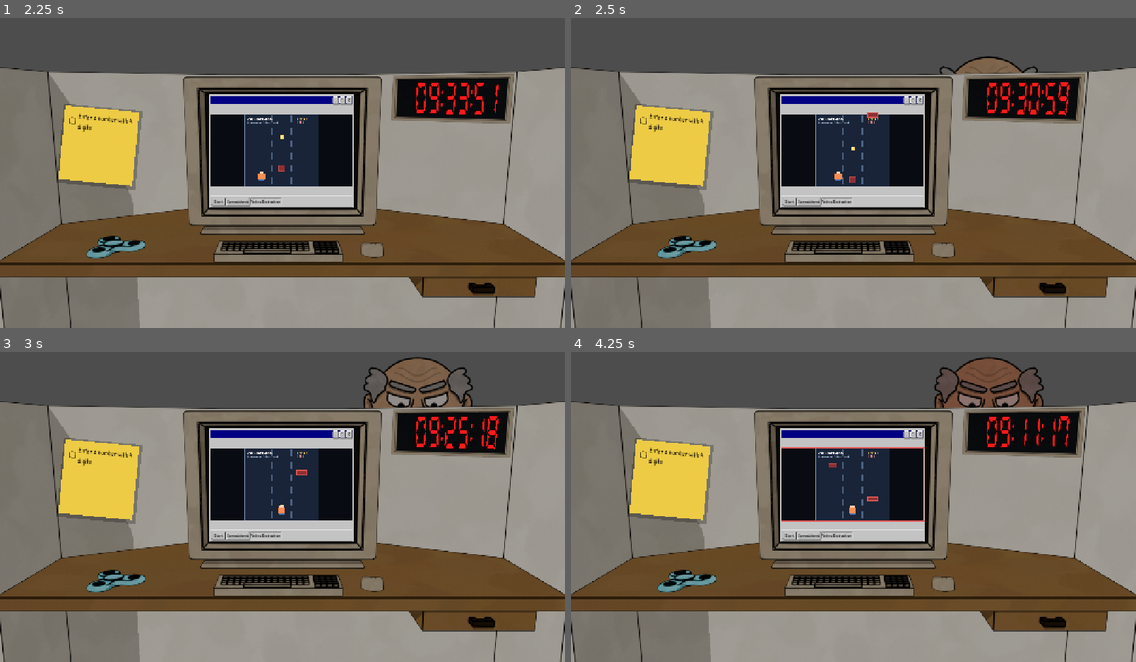
Above: before the commit, frames 1-4 (two rows, left to right).
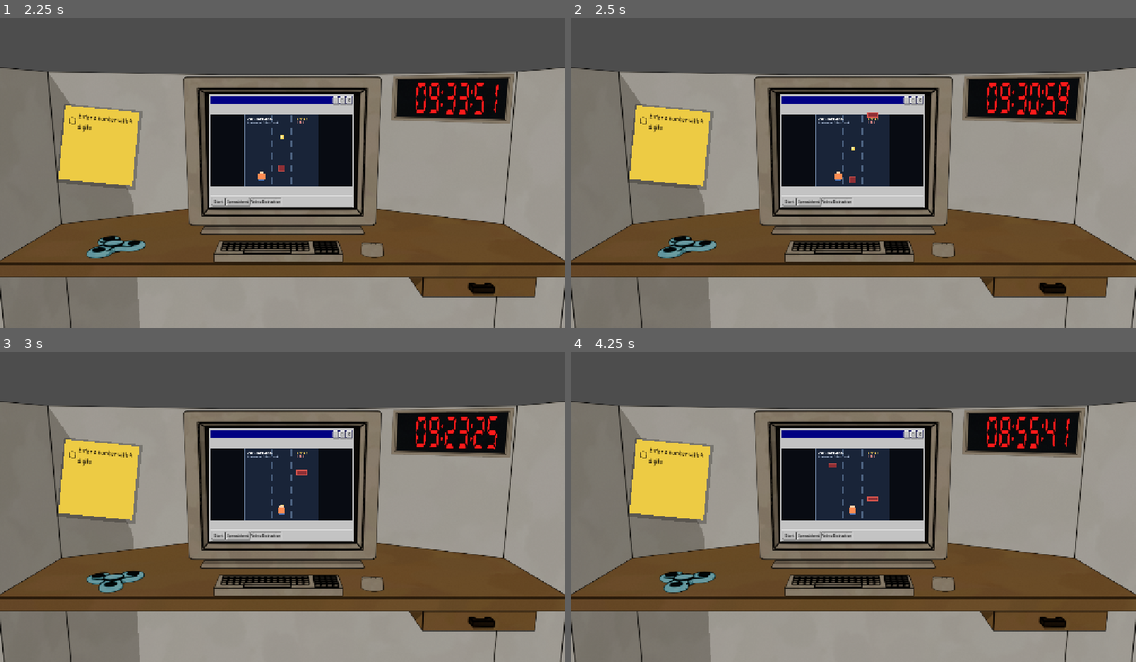
Above: after the commit, the same moments.

Repository: Jelleas/gmtk-2026
Game: Godot game, scene res://src/main.tscn
Same seed, same stepped clock (60 frames per second), same inputs: the game is played once before the commit and once after it.
Inputs (mouse positions are in pixels of both pictures, inside the frame that each line leads up to):
- Up to frame 1 (2.25 s): click "Start" at 0.5 s; click "Start" at 1.25 s; click "_" at 2 s
- Up to frame 2 (2.5 s): no input
- Up to frame 3 (3 s): tap Enter at 2.75 s; drag from (113, 581) to (339, 432) at 2.77 s
- Up to frame 4 (4.25 s): click "□" at 3.5 s

Frame 1 is identical in both runs. In frame 2, 0.5% of the frame differs, in the area x 65-83%, y 12-18%; in frame 3, 2.5%; in frame 4, 2.9%, in the area x 15-89%, y 1-78%.

Commit message:
change boss time

Diff:
--- a/src/boss/boss.gd
+++ b/src/boss/boss.gd
@@ -2,8 +2,8 @@
 
 enum State { RISING, VISIBLE, RETREATING }
 
-@export var min_move_interval := 1.0
-@export var max_move_interval := 3.0
+@export var min_move_interval := 5.0
+@export var max_move_interval := 20.0
 @export var move_duration := 0.5
 @export var rise_distance := 256.0
 @export var activity_check_delay := 5.0
